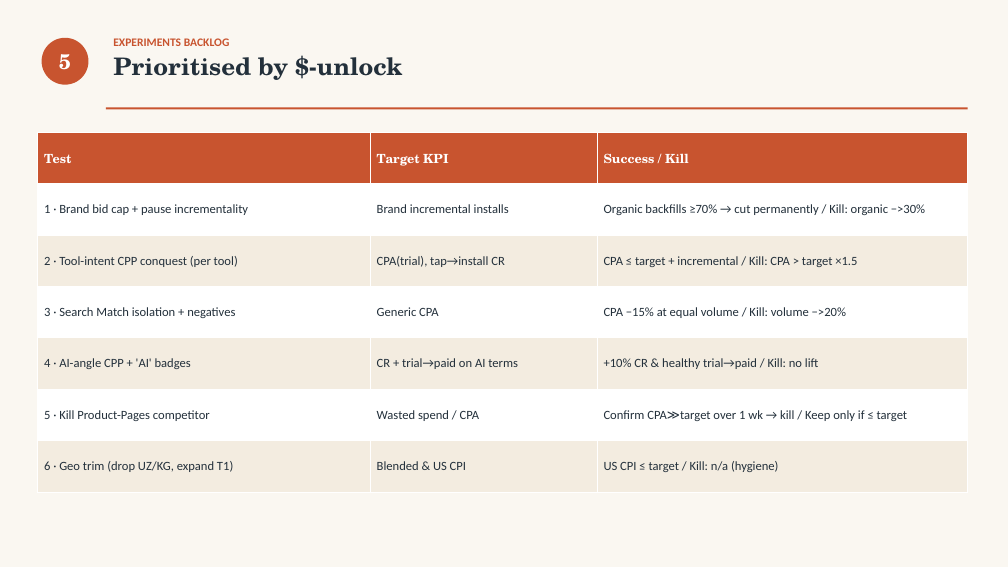
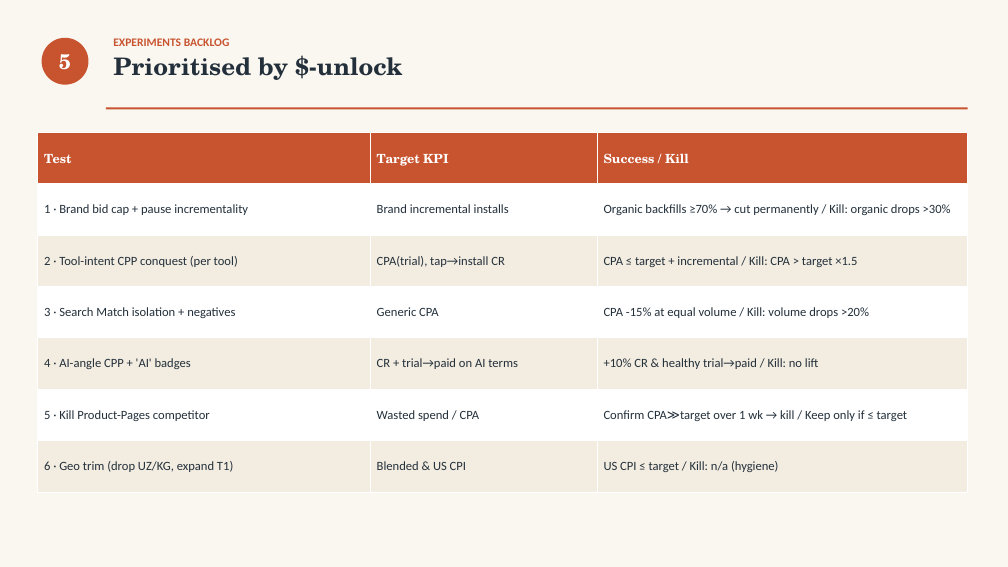
Before and after one commit to Xtrd-txt/asotraff, a slide deck: slide 9 of outputs/touchretouch-testtask/v2/TouchRetouch_Deck.pptx. Drawn at 1008x567 pixels with LibreOffice and Linux fonts; fonts in the diff are those of the drawing. Boxes give left, top, right and bottom in pixels: in the first picture for what was removed or moved away, otherwise in the second. Text is boxed around its words. In the diff, an @@ line names an element or a change of style, - is before the commit and + after.

```diff
--- a/outputs/touchretouch-testtask/v2/TouchRetouch_Deck.pptx
+++ b/outputs/touchretouch-testtask/v2/TouchRetouch_Deck.pptx
@@ table at (38, 132, 968, 492) @@
-row 2, column 3: Organic backfills ≥70% → cut permanently / Kill: organic −>30%
+row 2, column 3: Organic backfills ≥70% → cut permanently / Kill: organic drops >30%
-row 4, column 3: CPA −15% at equal volume / Kill: volume −>20%
+row 4, column 3: CPA -15% at equal volume / Kill: volume drops >20%
```
Also in this commit, not shown: 11 other slides changed, 3 other files.
